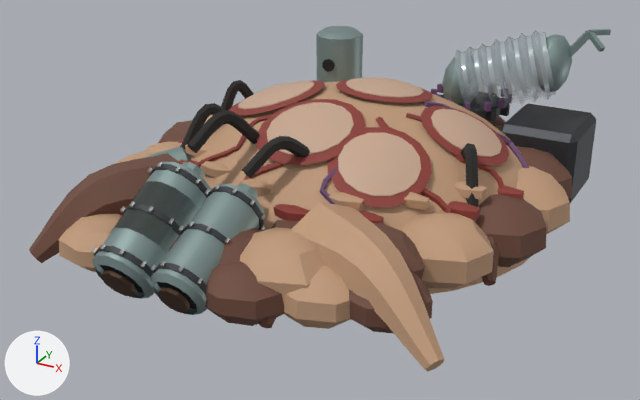
Before and after pictures for a commit that changed the glTF model client/assets/models/packs/placeholders/captive-biter-spawner.glb.
Both versions are drawn from a 50 mm camera at (4.5, -8.88, 4.43) aimed at (0.02, -0.72, 0.35). The axes (+X, +Y, +Z) are drawn at lower left. The lights are the same throughout. The picture after the commit comes second. Vertices at exactly the same position are counted once.

Objects in the first picture: 'anim_bellows_captive', 'anim_pads_captive', 'body'.
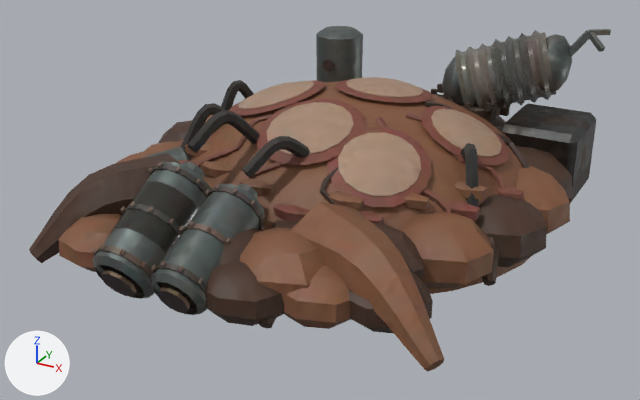
Diff of the bpy script that builds the scene:
```diff
--- a/client/assets/models/packs/placeholders/captive-biter-spawner.glb.py
+++ b/client/assets/models/packs/placeholders/captive-biter-spawner.glb.py
@@ mat_glass_pale @@
 mat_glass_pale = bpy.data.materials.new('glass_pale')
-# nodes: BsdfPrincipled, Math, Mix, OutputMaterial, VertexColor
-# colours: light grey #b8c4c8, mixed with the vertex colours
+# nodes: BsdfPrincipled, Math, NormalMap, OutputMaterial, SeparateColor, TexImage x3
+# uses the picture img_image_0
+# uses the picture img_image_1
+# uses the picture img_image_2
@@ mat_glass_smoke @@
 mat_glass_smoke = bpy.data.materials.new('glass_smoke')
-# nodes: BsdfPrincipled, Math, Mix, OutputMaterial, VertexColor
-# colours: dark grey #3c403c, mixed with the vertex colours
+# nodes: BsdfPrincipled, Math, NormalMap, OutputMaterial, SeparateColor, TexImage x3
+# uses the picture img_image_0
+# uses the picture img_image_1
+# uses the picture img_image_2
@@ mat_pbr_body @@
+mat_pbr_body = bpy.data.materials.new('pbr_body')
+# uses the picture img_image_0
+# uses the picture img_image_1
+# uses the picture img_image_2
@@ me_anim_bellows_captive @@
 me_anim_bellows_captive.from_pydata(...)  # 254 vertices, 488 faces; spans x -0.718..0.63, y -0.586..0.391, z -0.586..0.43
+# me_anim_bellows_captive part 1: 488 kept faces spanning x -0.718..0.63, y -0.586..0.391, z -0.586..0.43 get new texture (UV) coordinates
+# me_anim_bellows_captive part 2: 156 faces spanning x -0.186..0.63, y -0.36..0.36, z -0.36..0.43 switch from mat_steel_teal to mat_pbr_body
 me_anim_bellows_captive.materials.append(mat_glass_pale)
@@ me_anim_pads_captive @@
 me_anim_pads_captive.from_pydata(...)  # 330 vertices, 640 faces; spans x -1.32..1.85, y -1.56..0.79, z 0.88..1.54
+# me_anim_pads_captive part 3: 640 faces spanning x -1.32..1.85, y -1.56..0.79, z 0.88..1.54 switch from mat_flesh_pad to mat_pbr_body
@@ me_body @@
 me_body.from_pydata(...)  # 4631 vertices, 8518 faces; spans x -2.62..2.64, y -3.38..2.58, z -0.01..1.85
+# me_body part 4: 8518 kept faces spanning x -2.62..2.64, y -3.38..2.58, z -0.01..1.85 get new texture (UV) coordinates
+# me_body part 5: 1780 faces spanning x -2.55..2.64, y -3.14..2.58, z 0.0..1.45 switch from mat_flesh_tan to mat_pbr_body
+# me_body part 6: 1524 faces spanning x -2.1..2.25, y -2.12..0.9, z 0.44..1.5 switch from mat_flesh_red to mat_pbr_body
+# me_body part 7: 1192 faces spanning x -2.62..2.6, y -3.23..2.48, z -0.01..0.98 switch from mat_flesh_dark to mat_pbr_body
+# me_body part 8: 536 faces spanning x -2.35..1.05, y -3.38..1.86, z 0.03..1.85 switch from mat_steel_teal to mat_pbr_body
+# me_body part 9: 628 faces spanning x -2.14..2.42, y -3.33..2.2, z 0.0..1.2 switch from mat_steel_dark to mat_pbr_body
+# me_body part 10: 1200 faces spanning x -1.16..0.22, y -3.33..-2.02, z 0.04..1.21 switch from mat_steel_light to mat_pbr_body
+# me_body part 11: 72 faces spanning x -0.96..0.04, y -3.38..-3.16, z 0.12..0.46 switch from mat_copper_pipe_dark to mat_pbr_body
+# me_body part 12: 640 faces spanning x -2.07..1.97, y -2.05..0.65, z 0.52..1.57 switch from mat_rubber to mat_pbr_body
+# me_body part 13: 36 faces spanning x -0.83..-0.67, y 0.88..0.92, z 1.37..1.53 switch from mat_soot to mat_pbr_body
+# me_body part 14: 582 faces spanning x -1.97..2.28, y -1.93..2.05, z 0.45..1.41 switch from mat_flesh_purple to mat_pbr_body
 me_body.materials.append(mat_glass_smoke)
```

Boxes (x1, y1, x2, y2) around the edits, measured in the pictures (640 x 400 px):
'body', surface changed (darker)
    both: (29, 26, 591, 371)
'anim_bellows_captive', surface changed (darker)
    both: (495, 29, 611, 99)
part 1 of me_anim_bellows_captive, surface changed (darker)
    before: (495, 29, 611, 99)
    after: (495, 29, 611, 108)
part 2 of me_anim_bellows_captive, recoloured (darker)
    before: (538, 29, 611, 92)
    after: (546, 29, 611, 91)
part 3 of me_anim_pads_captive, recoloured
    both: (238, 77, 502, 196)
part 4 of me_body, surface changed (darker)
    both: (29, 26, 591, 371)
part 5 of me_body, recoloured (beige to brown)
    both: (58, 81, 570, 371)
part 6 of me_body, recoloured
    both: (178, 79, 524, 224)
part 7 of me_body, recoloured
    both: (29, 116, 572, 334)
part 8 of me_body, recoloured
    before: (92, 26, 477, 315)
    after: (92, 26, 464, 315)
part 9 of me_body, recoloured
    both: (94, 94, 591, 309)
part 10 of me_body, recoloured
    both: (91, 162, 266, 284)
part 11 of me_body, edited (looks the same)
    both: (101, 270, 190, 313)
part 12 of me_body, edited (looks the same)
    both: (180, 80, 479, 207)
part 13 of me_body, recoloured
    both: (322, 59, 335, 72)
part 14 of me_body, recoloured
    both: (214, 84, 529, 204)
